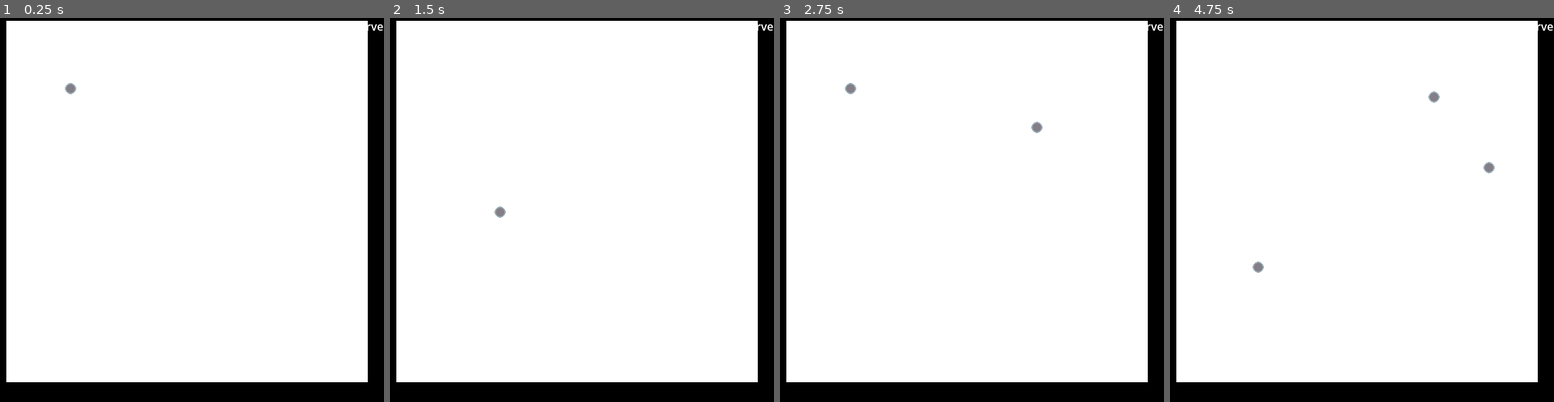
Above: before the commit, frames 1-4 (left to right).
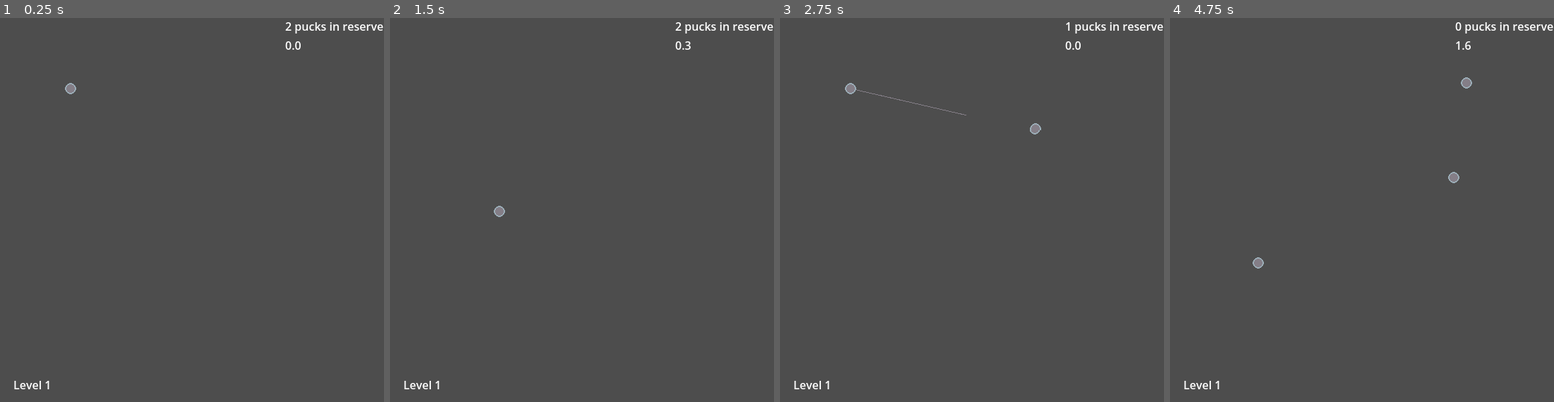
Above: after the commit, the same moments.

Repository: autumn-heights/levelherup-jam-2026
Game: Godot game, scene res://scenes/world.tscn
Same seed, same stepped clock (60 frames per second), same inputs: the game is played once before the commit and once after it.
Inputs (mouse positions are in pixels of both pictures, inside the frame that each line leads up to):
- Up to frame 1 (0.25 s): no input
- Up to frame 2 (1.5 s): tap Enter at 0.5 s; move the mouse to (666, 190) at 0.52 s; press the mouse at (666, 190) at 0.53 s; tap Space at 1.25 s; move the mouse to (505, 229) at 1.27 s; release the mouse at (505, 229) at 1.28 s; click (505, 229) at 1.35 s
- Up to frame 3 (2.75 s): move the mouse to (1010, 125) at 2.02 s; press the mouse at (1010, 125) at 2.03 s
- Up to frame 4 (4.75 s): move the mouse to (1342, 286) at 2.77 s; release the mouse at (1342, 286) at 2.78 s; click (1342, 286) at 2.85 s; move the mouse to (1477, 267) at 3.52 s; press the mouse at (1477, 267) at 3.53 s; move the mouse to (1246, 152) at 4.27 s; release the mouse at (1246, 152) at 4.28 s; click (1246, 152) at 4.35 s

The runs differ from the first frame. In frame 1, 100% of the frame differs, in the area x 0-100%, y 0-100%; in frame 2, 100%; in frame 3, 100%; in frame 4, 100%.

Commit message:
added level progression and _on_report_puck_stopped

Diff:
--- a/fill-bucket-golf/scenes/puck.gd
+++ b/fill-bucket-golf/scenes/puck.gd
@@ -2,7 +2,12 @@
 
 
 @export_category("Physics")
-@export var puck_friction = 0.02
+@export var motion_velocity_threshold = 10;
+
+signal report_puck_stopped(screen_coords)
+
+# call me ring camera because motion detected
+var in_motion = false;
 
 # Called when the node enters the scene tree for the first time.
 func _ready() -> void:
@@ -11,5 +16,9 @@
 
 # Called every frame. 'delta' is the elapsed time since the previous frame.
 func _process(_delta: float) -> void:
-	#linear_velocity *= (1-puck_friction);
-	pass
+	if linear_velocity.length() < motion_velocity_threshold and in_motion == true:
+		# send a signal because i just came to a stop
+		report_puck_stopped.emit(position)
+
+
+	in_motion = linear_velocity.length() >= motion_velocity_threshold;
--- a/fill-bucket-golf/scenes/thrower.gd
+++ b/fill-bucket-golf/scenes/thrower.gd
@@ -4,7 +4,7 @@
 const MAX_MOUSE_DIST = 500;
 const BAR_OFFSET = 2;
 
-@export var MIN_FORCE = 30;
+@export var MIN_FORCE = 2;
 @export var MAX_FORCE = 1600;
 
 
--- a/fill-bucket-golf/scenes/world.gd
+++ b/fill-bucket-golf/scenes/world.gd
@@ -3,6 +3,11 @@
 var scene_puck = preload("res://scenes/puck.tscn");
 
 var pucks_in_hand = 3;
+
+var total_levels = 2;
+var current_level = 0;
+var total_score = 0;
+var puck_start_position = Vector2i(100,100);
 
 var all_pucks = [];
 var current_puck = null;
@@ -13,6 +18,7 @@
 @onready var pucks_counter: Label = $CanvasLayer/GridContainer/PucksCounter
 @onready var game_end_label: Label = $CanvasLayer/CenterContainer/GameEndLabel
 @onready var thrower: Node2D = $Thrower
+@onready var level_label: Label = $CanvasLayer/LevelLabel
 
 @export_category("Timings")
 @export var shot_time = 0.5
@@ -24,13 +30,16 @@
 	thrower.create_puck_request.connect(create_puck)
 	thrower.shoot_puck.connect(shoot_puck)
 	wait_timer.timeout.connect(wait_timer_timeout)
-	create_puck();
+
+	current_level = 1;
+	load_level(current_level);
 
 
 # Called every frame. 'delta' is the elapsed time since the previous frame.
 func _process(delta: float) -> void:
 	wait_timer_label.text = str(snapped(wait_timer.time_left, 0.1));
 	pucks_counter.text = str(pucks_in_hand) + " pucks in reserve";
+	level_label.text = "Level " + str(current_level);
 	update_pucks_in_motion()
 
 	if pucks_in_hand == 0 and pucks_in_motion == 0 and current_puck == null and wait_timer.is_stopped():
@@ -57,16 +66,15 @@
 		wait_timer.start();
 
 
-	# ready up for the next shot
-	pass
 
 func create_puck():
 	if pucks_in_hand > 0:
 		pucks_in_hand -= 1;
 		current_puck = scene_puck.instantiate();
 		add_child(current_puck)
-		current_puck.position = Vector2i(100,100);
+		current_puck.position = puck_start_position;
 		current_puck.freeze = 1;
+		current_puck.report_puck_stopped.connect(_on_report_puck_stopped);
 		thrower.ready_up()
 		all_pucks.append(current_puck);
 		thrower.position = current_puck.position;
@@ -75,8 +83,12 @@
 
 func wait_timer_timeout():
 	if current_puck == null:
-		game_end_label.show();
-		## game end maybe?
+		wrap_up_level();
+		if current_level < total_levels:
+			current_level += 1;
+			load_level(current_level);
+		else:
+			wrap_up_game();
 	else:
 		create_puck()
 
@@ -85,3 +97,25 @@
 	for puck in all_pucks:
 		if puck.linear_velocity.length() > 10:
 			pucks_in_motion += 1;
+
+func _on_report_puck_stopped(screen_coords):
+	print(screen_coords)
+	#TODO report puck stopped at screen_coords
+
+func load_level(level_id):
+	#TODO unload current level if exists
+	#TODO load level with id level_id
+	pucks_in_hand = 3;
+	create_puck();
+
+func wrap_up_level():
+	#TODO ask the level for how well it's coloured in and get a score
+	total_score += 10
+	for puck in all_pucks:
+		puck.queue_free()
+	all_pucks = []
+
+
+func wrap_up_game():
+	$LevelGrid.hide();
+	game_end_label.show();
--- a/fill-bucket-golf/scenes/world.tscn
+++ b/fill-bucket-golf/scenes/world.tscn
@@ -86,4 +86,11 @@
 [node name="WaitTimer" type="Timer" parent="CanvasLayer/GridContainer/WaitTimerLabel" unique_id=1118882029]
 one_shot = true
 
+[node name="LevelLabel" type="Label" parent="CanvasLayer" unique_id=35640640]
+offset_left = 19.0
+offset_top = 508.0
+offset_right = 66.0
+offset_bottom = 535.0
+
 [node name="LevelGrid" parent="." unique_id=742980925 instance=ExtResource("2_4wyf3")]
+visible = false
